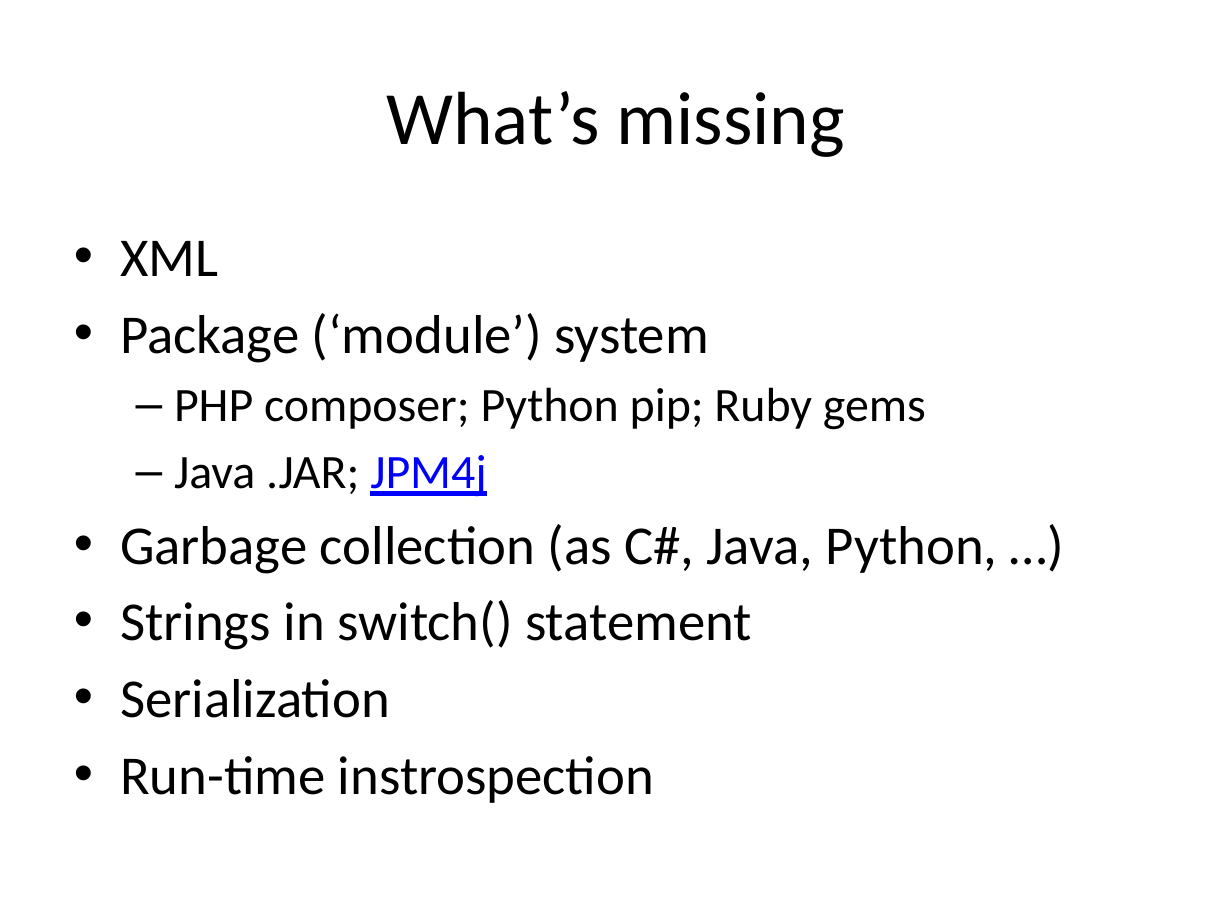
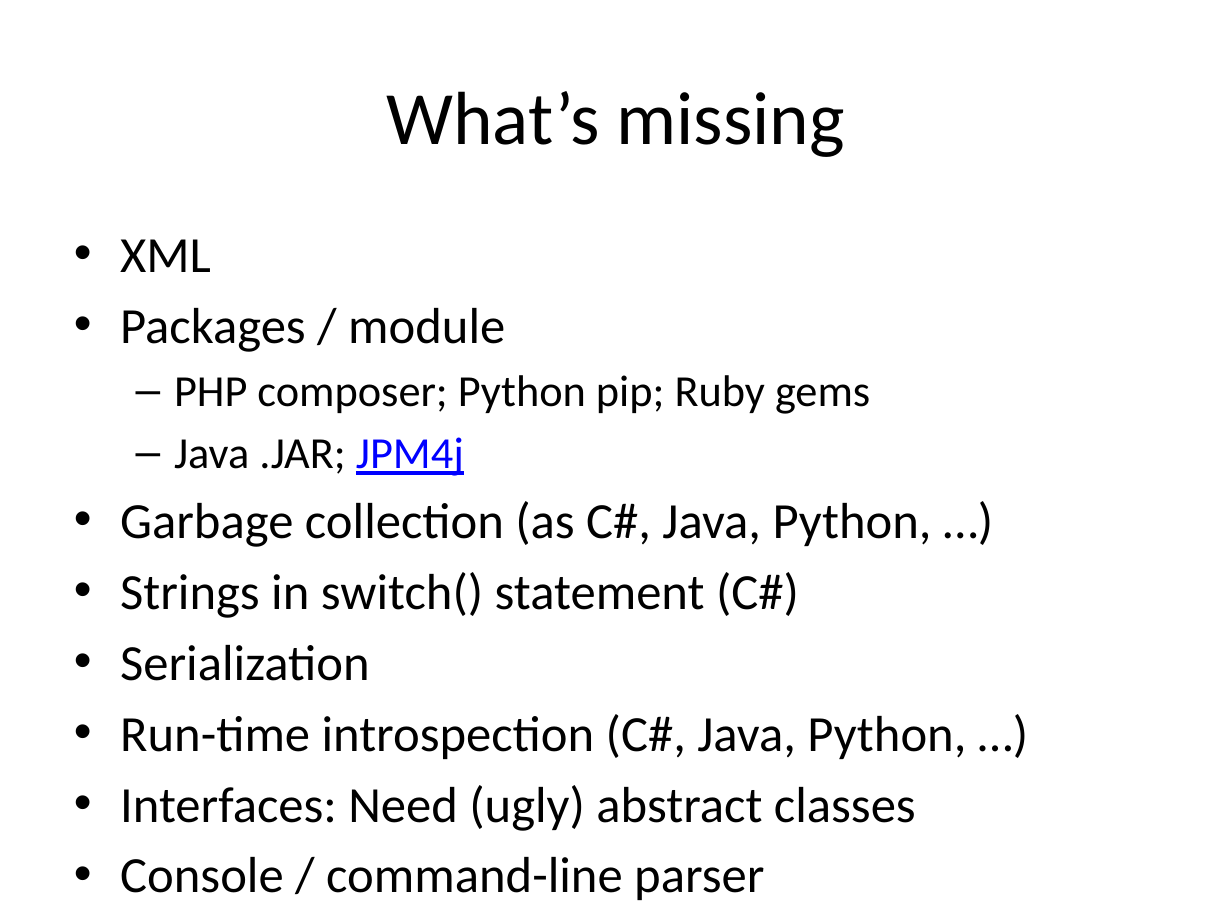
Before and after one commit to fellmad/FunWithCpp11, a slide deck: slide 4 of doc/Fun_with_C++11.pptx (slide 3 before the commit). Drawn at 1232x924 pixels with LibreOffice and Linux fonts; fonts in the diff are those of the drawing. Boxes give left, top, right and bottom in pixels: in the first picture for what was removed or moved away, otherwise in the second. Text is boxed around its words. In the diff, an @@ line names an element or a change of style, - is before the commit and + after.

Commit message:
pptx

```diff
--- a/doc/Fun_with_C++11.pptx
+++ b/doc/Fun_with_C++11.pptx
@@ text at <box>120,239,932,681</box>: size 32 to 29.6 pt in "XML", "Garbage collection (as C#, Java, Python, …)", "Serialization"; size 28 to 25.9 pt in "PHP composer; Python pip; Ruby gems", "Java .JAR; JPM4j" @@
@@ text at <box>120,308,505,352</box>: text changed; size 32 to 29.6 pt @@
-• Package (‘module’) system
+• Packages / module
@@ text at <box>120,572,799,618</box>: text changed; size 32 to 29.6 pt @@
-• Strings in switch() statement
+• Strings in switch() statement (C#)
@@ text at <box>120,714,966,900</box>: text changed; size 32 to 29.6 pt @@
-• Run-time instrospection
+• Run-time introspection (C#, Java, Python, …)
+• Interfaces: Need (ugly) abstract classes
+• Console / command-line parser
```
Also in this commit, not shown: 1 other slide changed, 2 slides added.
